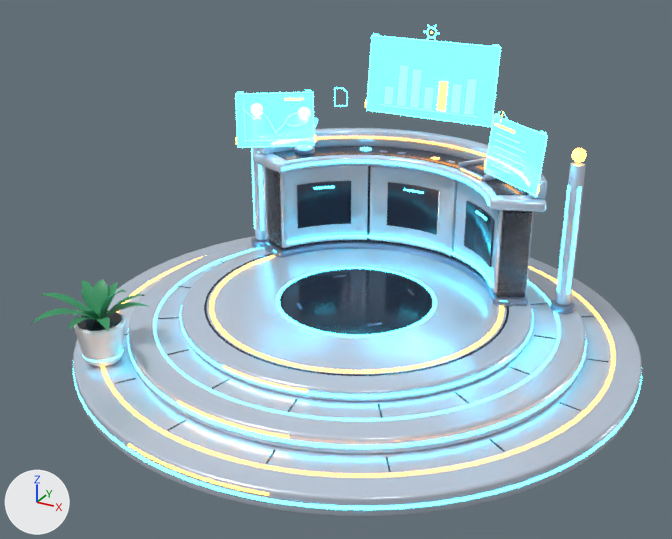
Before and after pictures for a commit that changed the glTF model assets/models/stations/main_desk.glb.
Rendered twice from a 50 mm camera at (2.8, -5.39, 3.25) aimed at (-0.04, -0.22, 0.67). Lighting does not change. The marker at lower left points along +X, +Y and +Z. The first picture is the older version.

The first picture shows 'main_desk'.
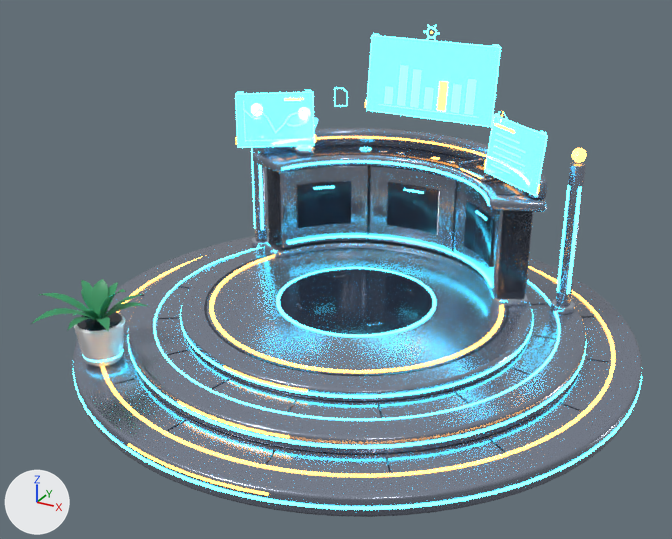
Pixel boxes [x1, y1, x2, y2] of what changed, in the pictures (672 x 539 px):
'main_desk', recoloured, surface changed
    both: [73, 113, 642, 517]

The change in detail:
Material 'Panel' (mat_panel) changes colour from pale blue #cedaea to grey #959eaf; in linear values from (0.62, 0.7, 0.82) to (0.3, 0.34, 0.43).
In material 'Panel' (mat_panel), metallic goes from 0.35 to 0.75.
